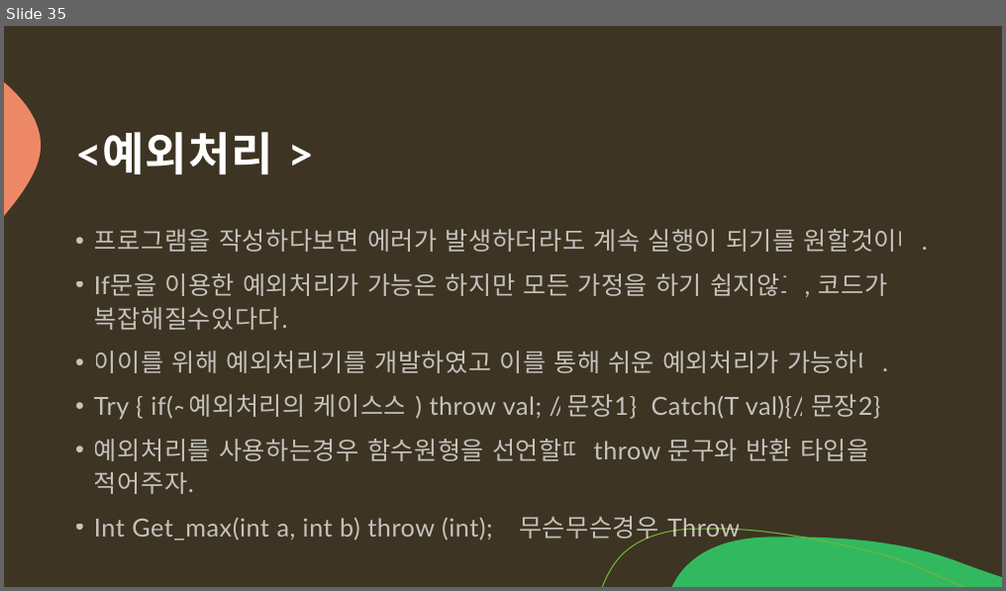
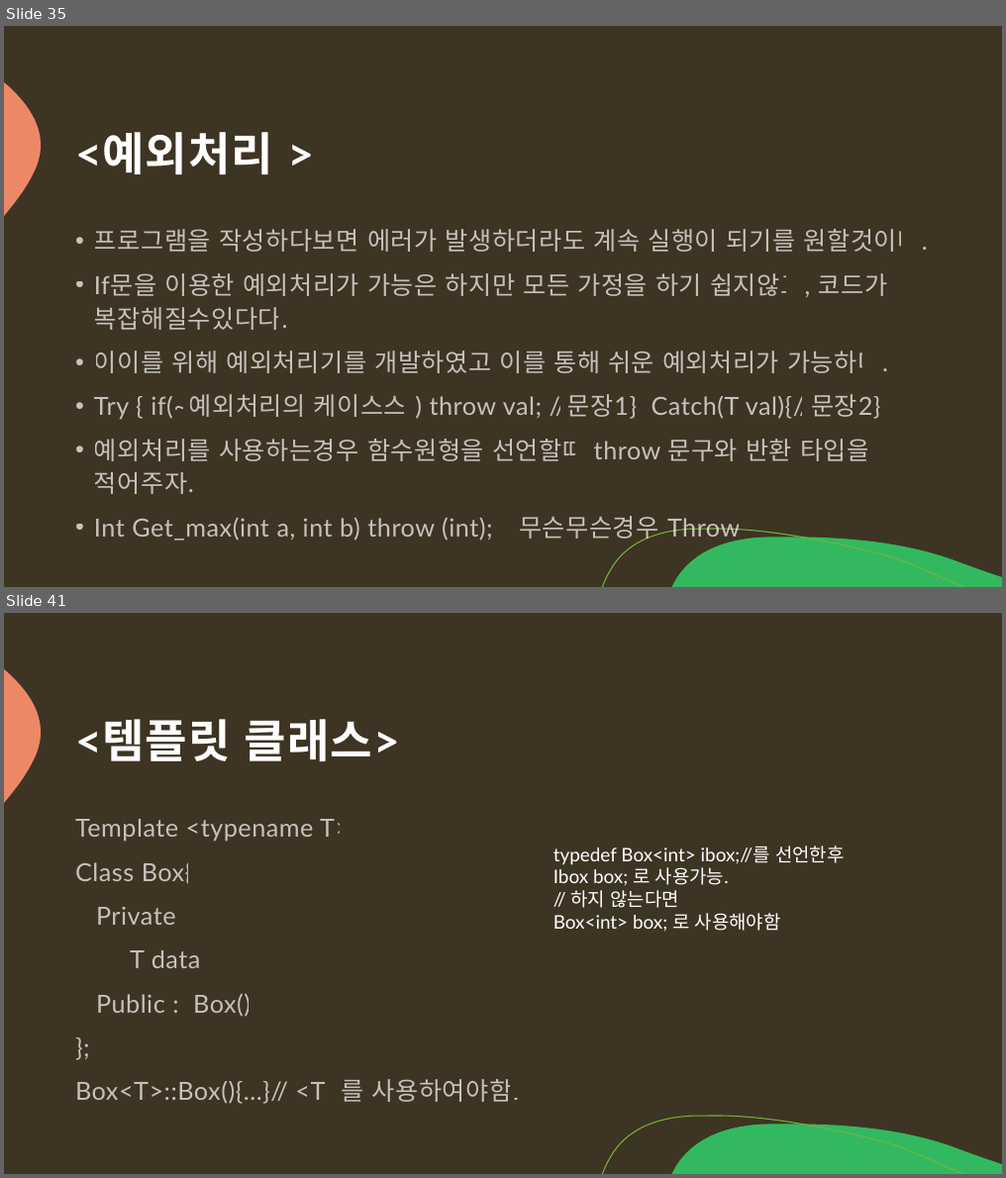
Before and after one commit to arkchimy/_Algorithm, a slide deck: 전공지식/C언어의 기초/C언어 기초지식.pptx. Shown one above the other, each under a label of ours: slide 35 before the commit, slides 35 and 41 after it; the slides between them are not shown. The pictures are 1006x591 and 1006x1178 pixels, drawn with LibreOffice and Linux fonts; fonts in the diff are those of the drawing. Boxes give left, top, right and bottom in pixels: in the first picture for what was removed or moved away, otherwise in the second. Text is boxed around its words. In the diff, an @@ line names an element or a change of style, - is before the commit and + after.

Commit message:
[C++ 지식Update] Static_Cast & dynamic_Cast  & template

```diff
--- a/전공지식/C언어의 기초/C언어 기초지식.pptx
+++ b/전공지식/C언어의 기초/C언어 기초지식.pptx
@@ slide 41 added at (4,613,1002,1174), background #3D3423; not listed: 3 template elements that a slide beside it also shows @@
@@ title added at (75,719,400,761), 44 pt, text #FFFFFF, bold @@
+<템플릿 클래스>
@@ text added at (75,819,519,1104), 24 pt, text #FFFFFF at 70% opacity @@
+Template <typename T>
+Class Box{
+Private:
+T data;
+Public : Box();
+};
+Box<T>::Box(){...}// <T>를 사용하여야함.
@@ text added at (553,846,845,932), 18 pt, text #FFFFFF @@
+typedef Box<int> ibox;//를 선언한후
+Ibox box; 로 사용가능.
+// 하지 않는다면
+Box<int> box; 로 사용해야함
```
Also in this commit, not shown: 5 other slides added.
